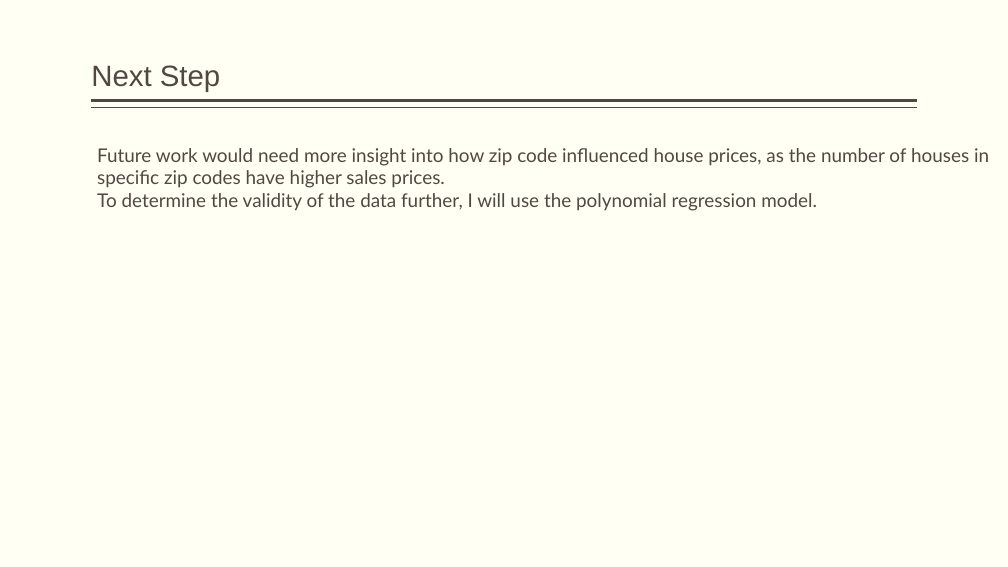
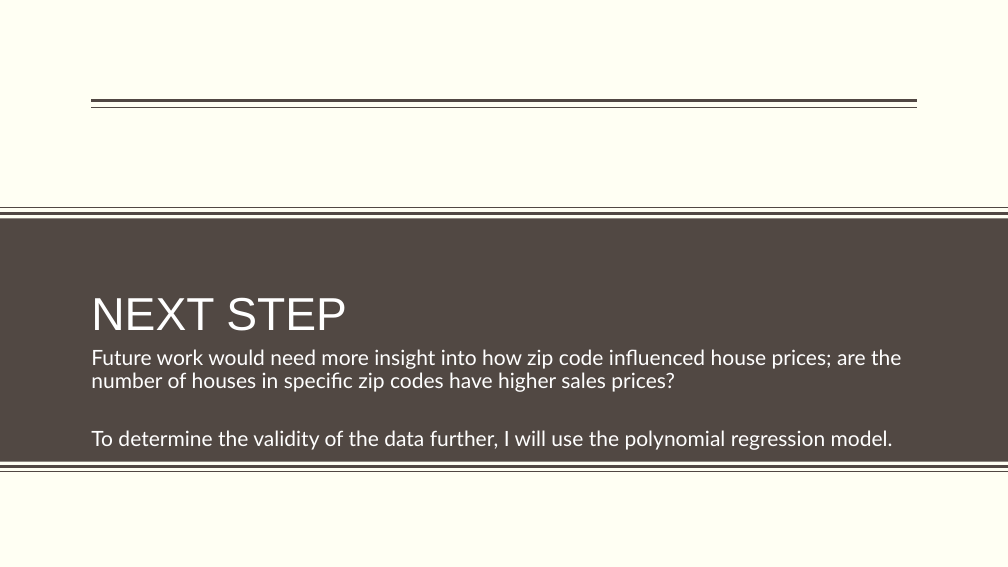
Before and after one commit to olaidekashimawo/King-County-House-Sales, a slide deck: slide 13 of King County House price Analysis - Copy.pptx (slide 8 before the commit). Drawn at 1008x567 pixels with LibreOffice and Linux fonts; fonts in the diff are those of the drawing; background and template pictures are left out. Boxes give left, top, right and bottom in pixels: in the first picture for what was removed or moved away, otherwise in the second. Text is boxed around its words. In the diff, an @@ line names an element or a change of style, - is before the commit and + after.

```diff
--- a/King County House price Analysis - Copy.pptx
+++ b/King County House price Analysis - Copy.pptx
@@ title "NEXT STEP" at box(91, 297, 346, 331): vertical alignment bottom to middle @@
@@ title at box(91, 297, 346, 331): text changed; size 28 to 44 pt; text colour #514843 to #FFFFFF @@
-Next Step
+NEXT STEP
@@ text at box(91, 349, 901, 392): text changed; size 18 to 20 pt; text colour #514843 to #FFFFFF @@
-Future work would need more insight into how zip code influenced house prices, as the number of houses in specific zip codes have higher sales prices.
+Future work would need more insight into how zip code influenced house prices; are the number of houses in specific zip codes have higher sales prices?
@@ text "Future work would need more ...": place and size @@
-text "Future work would need more ..." at box(97, 148, 989, 211)
+text "Future work would need more ..." at box(91, 349, 901, 450)
@@ text at box(91, 430, 893, 450): size 18 to 20 pt, text colour #514843 to #FFFFFF in "To determine the validity of the data ..."; line spacing 1 to 0.9; more space between paragraphs @@
@@ group added at box(0, 208, 1008, 472): 4 lines, 1 rectangle @@
```
Also in this commit, not shown: 6 other slides changed, 7 slides added, 2 slides removed, 2 other files.
